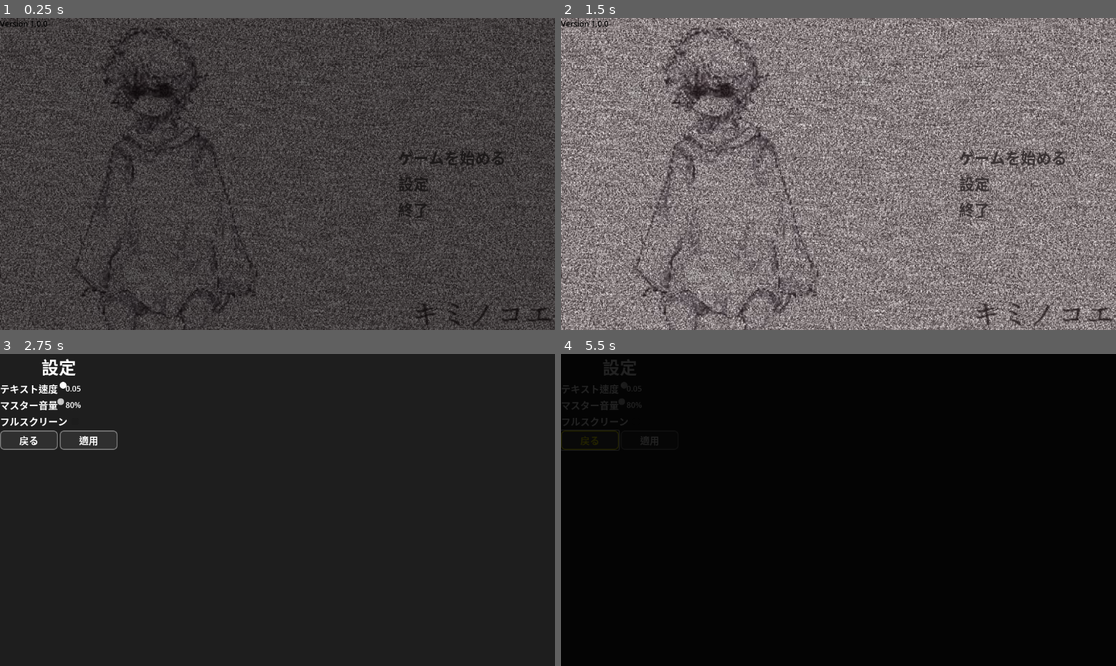
Above: before the commit, frames 1-4 (two rows, left to right).
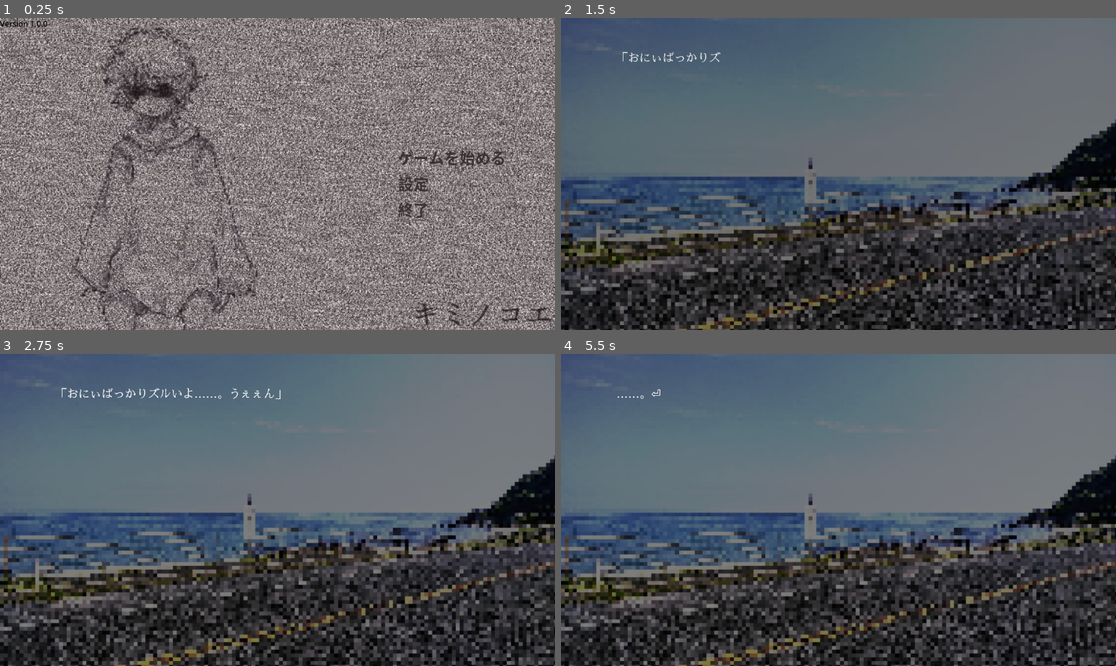
Above: after the commit, the same moments.

Repository: azukigame-s/kiminokoe
Game: Godot game, scene res://scenes/title_scene.tscn
Same seed, same stepped clock (60 frames per second), same inputs: the game is played once before the commit and once after it.
Inputs (mouse positions are in pixels of both pictures, inside the frame that each line leads up to):
- Up to frame 1 (0.25 s): no input
- Up to frame 2 (1.5 s): tap Enter at 0.5, 0.6 s; move the mouse to (960, 158) at 0.52 s; hold D 0.53-1.28 s; click (960, 158) at 0.67 s; tap Space at 0.77 s; move the mouse to (727, 189) at 1.27 s; hold Down from 1.28 s (still down); tap B at 1.35 s
- Up to frame 3 (2.75 s): tap Space at 1.52 s; move the mouse to (333, 441) at 2.02 s; release Down at 2.03 s; hold D from 2.03 s (still down); tap C at 2.1 s
- Up to frame 4 (5.5 s): move the mouse to (810, 572) at 2.77 s; release D at 2.78 s; hold Up 2.78-3.53 s; tap E at 2.85 s; click (810, 572) at 2.92 s; tap Space at 3.02, 3.77, 4.52 s; move the mouse to (1005, 556) at 3.52 s; hold A 3.53-5 s; tap Enter at 3.6 s; move the mouse to (672, 463) at 4.27 s; tap B at 4.35 s; click (588, 441) at 5 s, where only the run before the commit has a clickable "戻る"

The runs differ from the first frame. In frame 1, 100% of the frame differs, in the area x 0-100%, y 0-100%; in frame 2, 88%; in frame 3, 79%; in frame 4, 92%.

Commit message:
✨ トロフィー機能を作成

Diff:
--- a/project.godot
+++ b/project.godot
@@ -23,6 +23,7 @@
 [autoload]
 
 SceneManager="*res://scripts/scene_manager.gd"
+TrophyManager="*res://scripts/trophy_manager.gd"
 
 [rendering]
 
--- a/scenarios/main.json
+++ b/scenarios/main.json
@@ -10,6 +10,10 @@
 	{
 		"type": "load_scenario",
 		"path": "episode_01"
+	},
+	{
+		"type": "load_scenario",
+		"path": "episode_02"
 	},
 	{
 		"type": "dialogue",
--- a/scripts/scenario.gd
+++ b/scripts/scenario.gd
@@ -44,9 +44,9 @@
 	# トロフィーマネージャーの参照を取得（オートロードとして設定されている場合）
 	if has_node("/root/TrophyManager"):
 		trophy_manager = get_node("/root/TrophyManager")
-		log_message("TrophyManager found", LogLevel.DEBUG)
-	else:
-		log_message("TrophyManager not found (not set as autoload)", LogLevel.DEBUG)
+		log_message("TrophyManager found", LogLevel.INFO)
+	else:
+		log_message("WARNING: TrophyManager not found (not set as autoload). Trophy system will not work!", LogLevel.ERROR)
 
 	if novel_system:
 		novel_system.initialized.connect(_on_novel_system_initialized)
@@ -285,9 +285,10 @@
 # エピソードをクリア済みとして記録
 func _clear_episode(episode_id: String):
 	if trophy_manager:
+		log_message("Calling TrophyManager.clear_episode(" + episode_id + ")", LogLevel.INFO)
 		trophy_manager.clear_episode(episode_id)
 	else:
-		log_message("TrophyManager not available, cannot clear episode: " + episode_id, LogLevel.DEBUG)
+		log_message("ERROR: TrophyManager not available, cannot clear episode: " + episode_id, LogLevel.ERROR)
 
 # 元のシナリオに戻る
 func _return_to_previous_scenario():
@@ -322,16 +323,23 @@
 
 # シナリオ終了時にエピソードをクリア済みとして記録（自動判定）
 func _check_and_clear_episode():
+	log_message("Checking episode clear status...", LogLevel.INFO)
+	log_message("Current scenario path: " + current_scenario_path, LogLevel.INFO)
+	log_message("TrophyManager available: " + str(trophy_manager != null), LogLevel.INFO)
+
 	if not trophy_manager:
+		log_message("ERROR: TrophyManager not available, cannot clear episode", LogLevel.ERROR)
 		return
 
 	# 現在のシナリオパスからエピソードIDを抽出
 	var episode_id = _extract_episode_id_from_path(current_scenario_path)
+	log_message("Extracted episode_id: " + episode_id, LogLevel.INFO)
 
 	if episode_id != "":
+		log_message("Clearing episode: " + episode_id, LogLevel.INFO)
 		_clear_episode(episode_id)
 	else:
-		log_message("Could not determine episode_id from scenario path: " + current_scenario_path, LogLevel.DEBUG)
+		log_message("Could not determine episode_id from scenario path: " + current_scenario_path, LogLevel.ERROR)
 
 # ログメッセージの出力（NovelSystemと同様のログ機能）
 func log_message(message, level = LogLevel.INFO):
--- a/scripts/scene_manager.gd
+++ b/scripts/scene_manager.gd
@@ -25,8 +25,9 @@
 	# フェードオーバーレイの作成
 	_create_fade_overlay()
 
-	# ゲーム開始時はタイトルシーンへ
-	call_deferred("change_scene", TITLE_SCENE)
+	# ゲーム開始時はタイトルシーンへ（フェード無し、遅延実行）
+	await get_tree().process_frame
+	change_scene_instant(TITLE_SCENE)
 
 # フェードオーバーレイの作成
 func _create_fade_overlay():
@@ -53,6 +54,12 @@
 		print("[SceneManager] Scene transition already in progress")
 		return
 
+	# シーンツリーが利用可能かチェック
+	if not is_inside_tree():
+		print("[SceneManager] Not inside tree, deferring scene change")
+		call_deferred("change_scene", scene_path, use_fade)
+		return
+
 	scene_transition_in_progress = true
 	var from_scene = current_scene_name
 	current_scene_name = scene_path
@@ -64,7 +71,14 @@
 		await _fade_out()
 
 	# シーン変更実行
-	get_tree().change_scene_to_file(scene_path)
+	var error = get_tree().change_scene_to_file(scene_path)
+	if error != OK:
+		print("[SceneManager] ERROR: Failed to change scene: " + str(error))
+		scene_transition_in_progress = false
+		return
+
+	# シーン変更後、新しいシーンツリーが構築されるまで待つ
+	await get_tree().process_frame
 
 	if use_fade:
 		await _fade_in()
@@ -75,23 +89,37 @@
 
 # フェードアウト
 func _fade_out():
+	if not is_inside_tree() or not fade_overlay:
+		print("[SceneManager] Cannot fade out: not ready")
+		return
+
 	fade_overlay.modulate.a = 0.0
 	fade_overlay.visible = true
 
 	var tween = create_tween()
-	tween.tween_property(fade_overlay, "modulate:a", 1.0, fade_duration)
-	await tween.finished
+	if tween:
+		tween.tween_property(fade_overlay, "modulate:a", 1.0, fade_duration)
+		await tween.finished
+	else:
+		print("[SceneManager] WARNING: Failed to create tween for fade out")
 
 # フェードイン
 func _fade_in():
+	if not is_inside_tree() or not fade_overlay:
+		print("[SceneManager] Cannot fade in: not ready")
+		return
+
 	fade_overlay.modulate.a = 1.0
 	fade_overlay.visible = true
 
 	var tween = create_tween()
-	tween.tween_property(fade_overlay, "modulate:a", 0.0, fade_duration)
-	await tween.finished
-
-	fade_overlay.visible = false
+	if tween:
+		tween.tween_property(fade_overlay, "modulate:a", 0.0, fade_duration)
+		await tween.finished
+		fade_overlay.visible = false
+	else:
+		print("[SceneManager] WARNING: Failed to create tween for fade in")
+		fade_overlay.visible = false
 
 # 即座にシーン変更（フェード無し）
 func change_scene_instant(scene_path: String):
--- a/scripts/toast_notification.gd
+++ b/scripts/toast_notification.gd
@@ -33,14 +33,9 @@
 	toast_panel = Panel.new()
 	toast_panel.name = "toast_panel"
 
-	# スタイル設定（半透明の黒背景）
+	# スタイル設定（半透明の黒背景、ボーダーなし）
 	var style_box = StyleBoxFlat.new()
 	style_box.bg_color = Color(0, 0, 0, 0.8)
-	style_box.border_width_left = 2
-	style_box.border_width_top = 2
-	style_box.border_width_right = 2
-	style_box.border_width_bottom = 2
-	style_box.border_color = Color(1, 0.8, 0, 1)  # 金色の枠
 	style_box.corner_radius_top_left = 8
 	style_box.corner_radius_top_right = 8
 	style_box.corner_radius_bottom_left = 8
@@ -53,30 +48,40 @@
 	toast_panel.anchor_top = 0.0
 	toast_panel.anchor_right = 1.0
 	toast_panel.anchor_bottom = 0.0
-	toast_panel.offset_left = -350  # パネルの幅
+	toast_panel.offset_left = -400  # パネルの幅を広げる
 	toast_panel.offset_top = 20
 	toast_panel.offset_right = -20
-	toast_panel.offset_bottom = 100  # パネルの高さ
+	toast_panel.offset_bottom = 100  # パネルの高さ（2行対応）
 
 	add_child(toast_panel)
 
 	# アイコン（トロフィーアイコン用、オプション）
 	toast_icon = TextureRect.new()
 	toast_icon.name = "toast_icon"
-	toast_icon.position = Vector2(15, 15)
-	toast_icon.size = Vector2(50, 50)
+	toast_icon.position = Vector2(10, 15)  # 左マージンを減らす
+	toast_icon.size = Vector2(40, 40)  # サイズを少し小さく
 	toast_icon.expand_mode = TextureRect.EXPAND_FIT_WIDTH_PROPORTIONAL
+	toast_icon.visible = false  # 現在は使用していない（🔖はテキスト内）
 	toast_panel.add_child(toast_icon)
 
-	# ラベル
+	# ラベル（パネルの幅全体を使用）
 	toast_label = Label.new()
 	toast_label.name = "toast_label"
-	toast_label.position = Vector2(80, 15)
-	toast_label.size = Vector2(250, 70)
-	toast_label.autowrap_mode = TextServer.AUTOWRAP_WORD_SMART
+	toast_label.position = Vector2(15, 10)  # 左マージンを最小限に
+	toast_label.size = Vector2(365, 70)  # パネルの幅全体を使用（400 - 15 - 20 = 365）
+	toast_label.autowrap_mode = TextServer.AUTOWRAP_WORD_SMART  # 2行対応で改行を許可
+	toast_label.clip_contents = false  # クリップを無効化
 	toast_label.vertical_alignment = VERTICAL_ALIGNMENT_CENTER
+	toast_label.horizontal_alignment = HORIZONTAL_ALIGNMENT_CENTER  # 中央揃え
 	toast_label.add_theme_font_size_override("font_size", 18)
 	toast_label.add_theme_color_override("font_color", Color(1, 1, 1, 1))
+
+	# シナリオ表示と同じフォントを適用
+	var custom_theme = load("res://themes/novel_theme.tres")
+	if custom_theme:
+		toast_label.theme = custom_theme
+		log_message("Custom theme applied to toast label", LogLevel.DEBUG)
+
 	toast_panel.add_child(toast_label)
 
 	# 最前面に表示
--- a/scripts/trophy_manager.gd
+++ b/scripts/trophy_manager.gd
@@ -39,39 +39,56 @@
 var toast_notification: Control = null
 
 func _ready():
+	# オートロードの場合は_ready()が呼ばれた時点で既にシーンツリーに追加されている
+	# ただし、ファイルシステムへのアクセスは安全に実行できる
 	_load_trophy_data()
+	# トースト通知のセットアップは遅延実行（シーンが読み込まれた後に実行）
+	# 最初のシーンが読み込まれるまで待つため、複数フレーム待つ
+	call_deferred("_delayed_setup")
+	log_message("TrophyManager initialized", LogLevel.INFO)
+
+# 遅延セットアップ（複数フレーム待ってから実行）
+func _delayed_setup():
+	await get_tree().process_frame
+	await get_tree().process_frame
 	_setup_toast_notification()
-	log_message("TrophyManager initialized", LogLevel.INFO)
 
 # トースト通知のセットアップ
 func _setup_toast_notification():
+	# シーンツリーが利用可能かチェック
+	if not is_inside_tree():
+		call_deferred("_setup_toast_notification")
+		return
+
 	# ノベルシステムシーンを探す（複数の方法で試行）
 	var novel_system_scene = null
 
 	# 方法1: シーンツリーから探す
 	var root = get_tree().root
-	for child in root.get_children():
-		if child.name == "NovelSystem" or child.has_method("change_background"):
-			novel_system_scene = child
-			break
+	if root:
+		for child in root.get_children():
+			if child and (child.name == "NovelSystem" or child.has_method("change_background")):
+				novel_system_scene = child
+				break
 
 	# 方法2: まだ見つからない場合は、シーン変更後に再試行
 	if not novel_system_scene:
-		call_deferred("_setup_toast_notification")
+		# タイトルシーンが読み込まれている場合は、ノベルシステムシーンはまだ存在しない
+		log_message("NovelSystem scene not found yet, will retry when needed", LogLevel.DEBUG)
 		return
 
 	# トースト通知が既に存在する場合は参照を取得
-	if novel_system_scene.has_node("ToastNotification"):
+	if novel_system_scene.has_node("toast_notification"):
+		toast_notification = novel_system_scene.get_node("toast_notification")
+		log_message("Toast notification already exists", LogLevel.DEBUG)
+		return
+	elif novel_system_scene.has_node("ToastNotification"):
 		toast_notification = novel_system_scene.get_node("ToastNotification")
-		log_message("Toast notification already exists", LogLevel.DEBUG)
-		return
-
-	# トースト通知を作成
-	toast_notification = Control.new()
-	toast_notification.set_script(load("res://scripts/toast_notification.gd"))
-	toast_notification.name = "ToastNotification"
-	novel_system_scene.add_child(toast_notification)
-	log_message("Toast notification added to novel system", LogLevel.DEBUG)
+		log_message("Toast notification already exists (capitalized)", LogLevel.DEBUG)
+		return
+
+	# トースト通知はシーンファイルに追加されているため、ここでは作成しない
+	log_message("Toast notification will be found when needed", LogLevel.DEBUG)
 
 # エピソードがクリア済みかどうかを判定
 func is_episode_cleared(episode_id: String) -> bool:
@@ -190,30 +207,39 @@
 				unlocked_trophies[trophy_id] = config.get_value("trophies", trophy_id, {})
 
 		log_message("Trophy data loaded successfully", LogLevel.DEBUG)
+	elif error == ERR_FILE_NOT_FOUND:
+		log_message("Trophy data file not found, using defaults", LogLevel.INFO)
 	else:
-		log_message("Trophy data file not found, using defaults", LogLevel.INFO)
+		log_message("ERROR: Failed to load trophy data: " + str(error), LogLevel.ERROR)
 
 # トロフィー取得時のトースト通知を表示
 func _show_trophy_toast(trophy_name: String):
+	# シーンツリーが利用可能かチェック
+	if not is_inside_tree():
+		log_message("Cannot show toast: not inside tree", LogLevel.DEBUG)
+		return
+
 	# トースト通知への参照を取得（確実に取得するため、毎回探す）
 	var toast_node = null
 
 	# ノベルシステムシーンを探す
 	var root = get_tree().root
-	for child in root.get_children():
-		if child.name == "NovelSystem" or child.has_method("change_background"):
-			# トースト通知が既に存在する場合は取得（シーンファイルに追加されている場合）
-			if child.has_node("toast_notification"):
-				toast_node = child.get_node("toast_notification")
-				break
-			# 後方互換性のため、大文字小文字を区別しない検索も試行
-			elif child.has_node("ToastNotification"):
-				toast_node = child.get_node("ToastNotification")
-				break
+	if root:
+		for child in root.get_children():
+			if child and (child.name == "NovelSystem" or child.has_method("change_background")):
+				# トースト通知が既に存在する場合は取得（シーンファイルに追加されている場合）
+				if child.has_node("toast_notification"):
+					toast_node = child.get_node("toast_notification")
+					break
+				# 後方互換性のため、大文字小文字を区別しない検索も試行
+				elif child.has_node("ToastNotification"):
+					toast_node = child.get_node("ToastNotification")
+					break
 
 	# トースト通知が利用可能な場合のみ表示
 	if toast_node and toast_node.has_method("show_toast"):
-		var toast_text = "🏆 " + trophy_name + " を獲得しました！"
+		# 「を獲得しました！」を2行目に固定（中央揃えなのでスペースは不要）
+		var toast_text = "🔖 " + trophy_name + "\nを獲得しました！"
 		toast_node.show_toast(toast_text)
 		log_message("Showing trophy toast: " + trophy_name, LogLevel.DEBUG)
 		# 参照を保存
